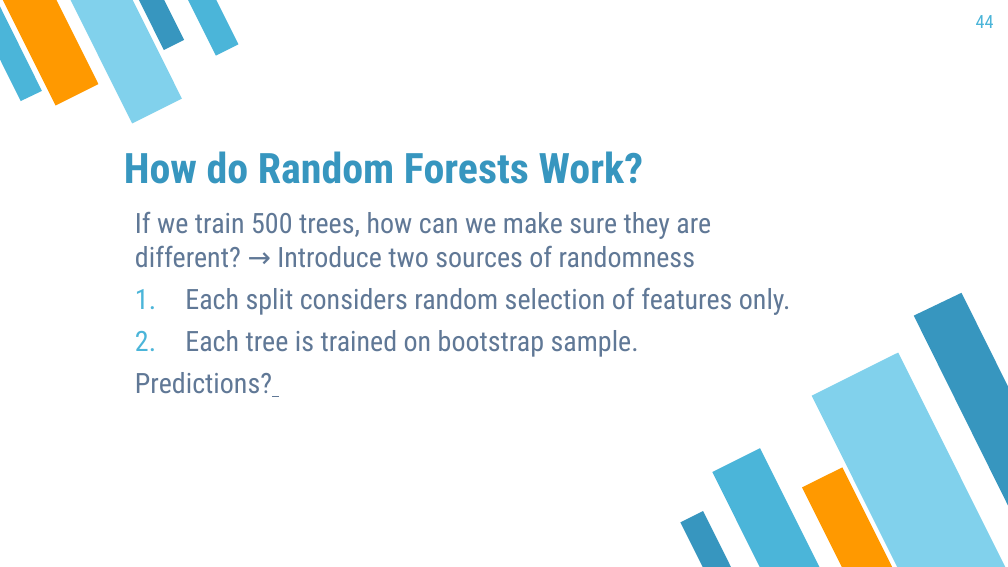
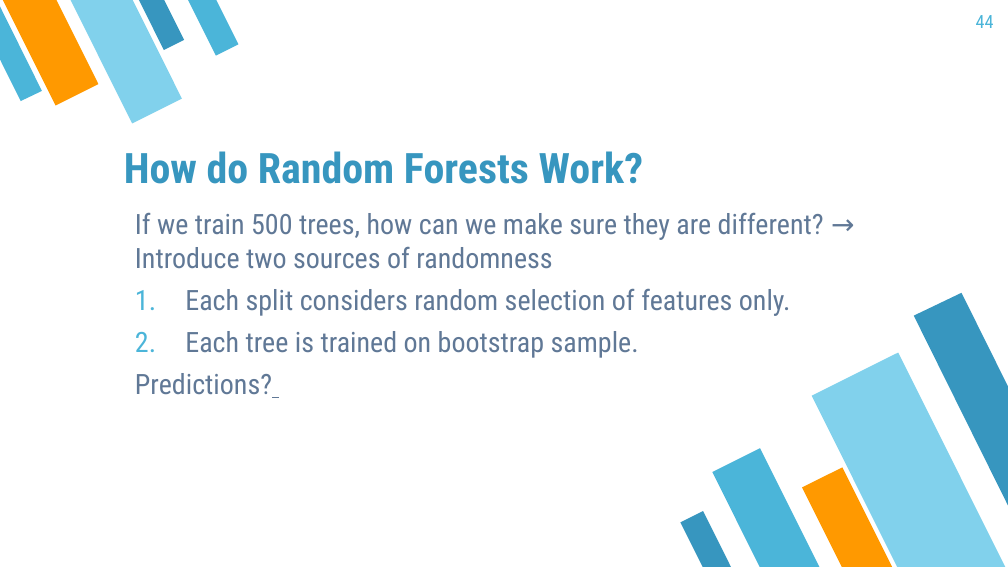
Before and after one commit to mayer79/ml_lecture, a slide deck: slide 44 of slides/ML_Lecture.pptx. Drawn at 1008x567 pixels with LibreOffice and Linux fonts; fonts in the diff are those of the drawing. Boxes give left, top, right and bottom in pixels: in the first picture for what was removed or moved away, otherwise in the second. Text is boxed around its words. In the diff, an @@ line names an element or a change of style, - is before the commit and + after.

```diff
--- a/slides/ML_Lecture.pptx
+++ b/slides/ML_Lecture.pptx
@@ text "If we train 500 trees, ..." rewrapped from <box>135,211,791,393</box> to <box>135,212,824,394</box> @@
```
Also in this commit, not shown: 25 other slides changed, 2 other files.
